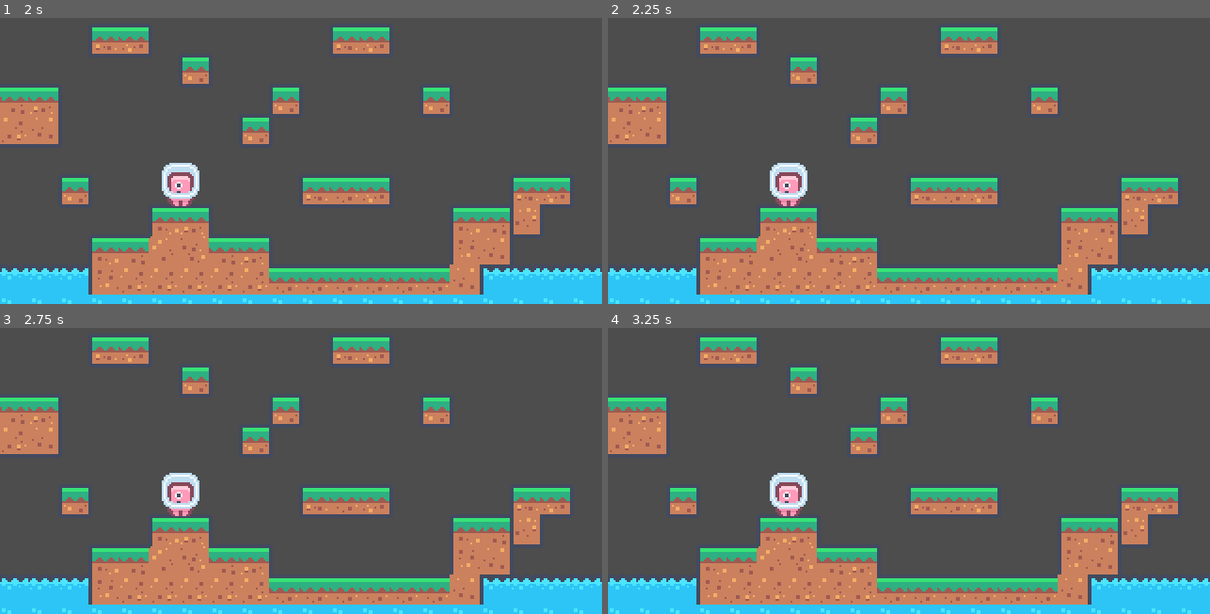
Above: before the commit, frames 1-4 (two rows, left to right).
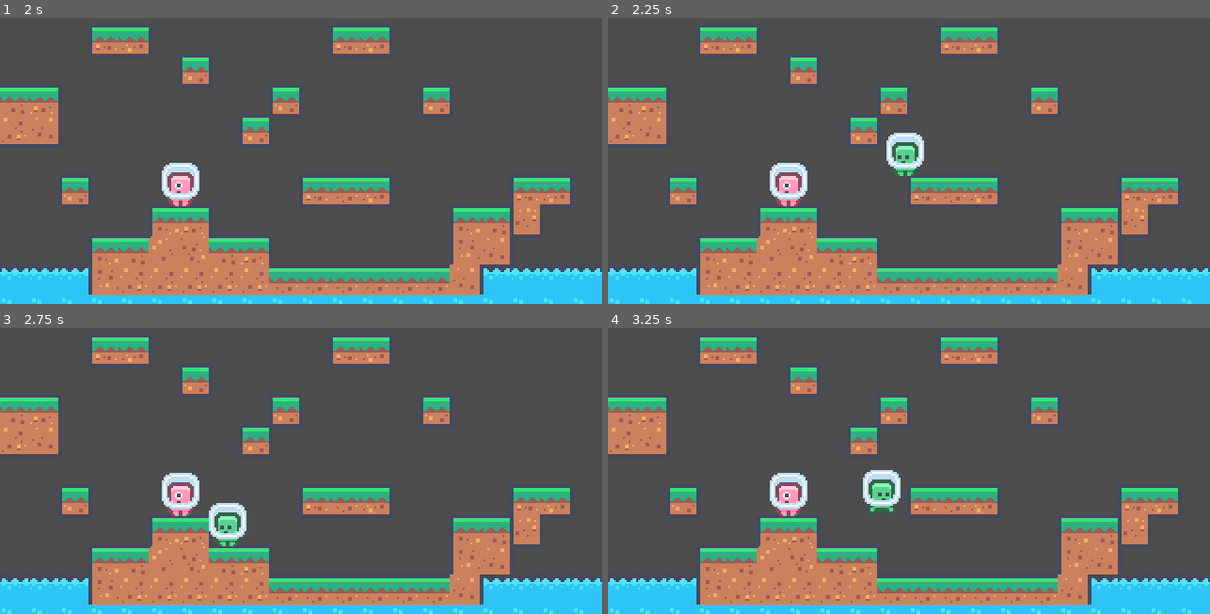
Above: after the commit, the same moments.

Repository: brandonmbanks/godot-pixel-platformer
Game: Godot game, scene res://world.tscn
Same seed, same stepped clock (60 frames per second), same inputs: the game is played once before the commit and once after it.
Inputs:
- Up to frame 1 (2 s): tap Enter at 0.5 s; hold Right (p1_move_right) from 0.53 s (still down); tap Up (p1_jump) at 0.77, 1.52 s
- Up to frame 2 (2.25 s): tap Space at 2 s; release Right (p1_move_right) at 2.03 s; hold Left (p1_move_left) from 2.03 s (still down)
- Up to frame 3 (2.75 s): keep holding Left (p1_move_left)
- Up to frame 4 (3.25 s): release Left (p1_move_left) at 2.78 s; hold Right (p1_move_right) from 2.78 s (still down); tap Up (p1_jump) at 3.02 s

Frame 1 is identical in both runs. In frame 2, 0.8% of the frame differs, in the area x 46-53%, y 40-56%; in frame 3, 0.8%; in frame 4, 0.8%, in the area x 42-49%, y 49-65%.

Commit message:
Add player 3 controls and new player sprites (#4)
* add player 3 controls and additional sprites

* add simple respawn

* add player 3 input map changes

---------

Co-authored-by: Brandon Banks <10030196+brandonmbanks@users.noreply.github.com>

Diff:
--- /dev/null
+++ b/player/p3_controls.tres
@@ -0,0 +1,10 @@
+[gd_resource type="Resource" script_class="PlayerControls" load_steps=2 format=3 uid="uid://banxhaagg415i"]
+
+[ext_resource type="Script" path="res://player/player_controls.gd" id="1_tilcq"]
+
+[resource]
+script = ExtResource("1_tilcq")
+player_index = 0
+move_left = "p3_move_left"
+move_right = "p3_move_right"
+jump = "p3_jump"
--- a/player/player.gd
+++ b/player/player.gd
@@ -13,6 +13,7 @@
 @export var CONTROLS: PlayerControls = load("res://player/p1_controls.tres")
 
 var jumps_remaining: int = NUM_JUMPS
+var visible_on_screen: bool = true
 
 func _ready() -> void:
 	animated_sprite_2d.sprite_frames = SPRITE
@@ -70,3 +71,15 @@
 
 	animated_sprite_2d.play("run")
 	velocity.x = move_toward(velocity.x, MAX_SPEED * input_x, ACCELERATION)
+
+# very simple respawn
+func _on_visible_on_screen_notifier_2d_screen_exited() -> void:
+	visible_on_screen = false
+	await get_tree().create_timer(1.0).timeout
+	if not visible_on_screen:
+		var viewport_size = get_viewport_rect().size
+		position.x = viewport_size.x/2
+		position.y = viewport_size.y/2
+
+func _on_visible_on_screen_notifier_2d_screen_entered() -> void:
+	visible_on_screen = true
--- a/player/player.tscn
+++ b/player/player.tscn
@@ -16,3 +16,8 @@
 [node name="CollisionShape2D" type="CollisionShape2D" parent="."]
 position = Vector2(0, 4)
 shape = SubResource("RectangleShape2D_p0gg2")
+
+[node name="VisibleOnScreenNotifier2D" type="VisibleOnScreenNotifier2D" parent="."]
+
+[connection signal="screen_entered" from="VisibleOnScreenNotifier2D" to="." method="_on_visible_on_screen_notifier_2d_screen_entered"]
+[connection signal="screen_exited" from="VisibleOnScreenNotifier2D" to="." method="_on_visible_on_screen_notifier_2d_screen_exited"]
--- /dev/null
+++ b/player/player_blue.tres
@@ -0,0 +1,49 @@
+[gd_resource type="SpriteFrames" load_steps=6 format=3 uid="uid://cpgxmrpq65jye"]
+
+[ext_resource type="Texture2D" uid="uid://wws6ewbs8k82" path="res://assets/tilemap-characters_packed.png" id="1_kdc2o"]
+
+[sub_resource type="AtlasTexture" id="AtlasTexture_cxkh7"]
+atlas = ExtResource("1_kdc2o")
+region = Rect2(48, 0, 24, 24)
+
+[sub_resource type="AtlasTexture" id="AtlasTexture_d8b31"]
+atlas = ExtResource("1_kdc2o")
+region = Rect2(72, 0, 24, 24)
+
+[sub_resource type="AtlasTexture" id="AtlasTexture_ai348"]
+atlas = ExtResource("1_kdc2o")
+region = Rect2(72, 0, 24, 24)
+
+[sub_resource type="AtlasTexture" id="AtlasTexture_gydk1"]
+atlas = ExtResource("1_kdc2o")
+region = Rect2(48, 0, 24, 24)
+
+[resource]
+animations = [{
+"frames": [{
+"duration": 1.0,
+"texture": SubResource("AtlasTexture_cxkh7")
+}],
+"loop": false,
+"name": &"idle",
+"speed": 5.0
+}, {
+"frames": [{
+"duration": 1.0,
+"texture": SubResource("AtlasTexture_d8b31")
+}],
+"loop": false,
+"name": &"jump",
+"speed": 5.0
+}, {
+"frames": [{
+"duration": 1.0,
+"texture": SubResource("AtlasTexture_ai348")
+}, {
+"duration": 1.0,
+"texture": SubResource("AtlasTexture_gydk1")
+}],
+"loop": true,
+"name": &"run",
+"speed": 5.0
+}]
--- /dev/null
+++ b/player/player_orange.tres
@@ -0,0 +1,49 @@
+[gd_resource type="SpriteFrames" load_steps=6 format=3 uid="uid://b3ppe63f688fl"]
+
+[ext_resource type="Texture2D" uid="uid://wws6ewbs8k82" path="res://assets/tilemap-characters_packed.png" id="1_1wkgp"]
+
+[sub_resource type="AtlasTexture" id="AtlasTexture_2n3g5"]
+atlas = ExtResource("1_1wkgp")
+region = Rect2(144, 0, 24, 24)
+
+[sub_resource type="AtlasTexture" id="AtlasTexture_ocbwd"]
+atlas = ExtResource("1_1wkgp")
+region = Rect2(168, 0, 24, 24)
+
+[sub_resource type="AtlasTexture" id="AtlasTexture_lgjpl"]
+atlas = ExtResource("1_1wkgp")
+region = Rect2(168, 0, 24, 24)
+
+[sub_resource type="AtlasTexture" id="AtlasTexture_k01i5"]
+atlas = ExtResource("1_1wkgp")
+region = Rect2(144, 0, 24, 24)
+
+[resource]
+animations = [{
+"frames": [{
+"duration": 1.0,
+"texture": SubResource("AtlasTexture_2n3g5")
+}],
+"loop": false,
+"name": &"idle",
+"speed": 5.0
+}, {
+"frames": [{
+"duration": 1.0,
+"texture": SubResource("AtlasTexture_ocbwd")
+}],
+"loop": false,
+"name": &"jump",
+"speed": 5.0
+}, {
+"frames": [{
+"duration": 1.0,
+"texture": SubResource("AtlasTexture_lgjpl")
+}, {
+"duration": 1.0,
+"texture": SubResource("AtlasTexture_k01i5")
+}],
+"loop": true,
+"name": &"run",
+"speed": 5.0
+}]
--- a/project.godot
+++ b/project.godot
@@ -55,6 +55,21 @@
 "events": [Object(InputEventKey,"resource_local_to_scene":false,"resource_name":"","device":-1,"window_id":0,"alt_pressed":false,"shift_pressed":false,"ctrl_pressed":false,"meta_pressed":false,"pressed":false,"keycode":0,"physical_keycode":87,"key_label":0,"unicode":119,"echo":false,"script":null)
 ]
 }
+p3_move_left={
+"deadzone": 0.5,
+"events": [Object(InputEventJoypadMotion,"resource_local_to_scene":false,"resource_name":"","device":-1,"axis":0,"axis_value":-1.0,"script":null)
+]
+}
+p3_move_right={
+"deadzone": 0.5,
+"events": [Object(InputEventJoypadMotion,"resource_local_to_scene":false,"resource_name":"","device":-1,"axis":0,"axis_value":1.0,"script":null)
+]
+}
+p3_jump={
+"deadzone": 0.5,
+"events": [Object(InputEventJoypadButton,"resource_local_to_scene":false,"resource_name":"","device":-1,"button_index":0,"pressure":0.0,"pressed":false,"script":null)
+]
+}
 
 [rendering]
 
